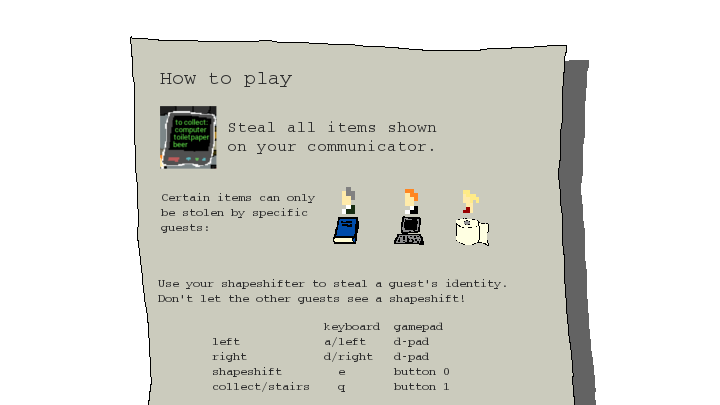
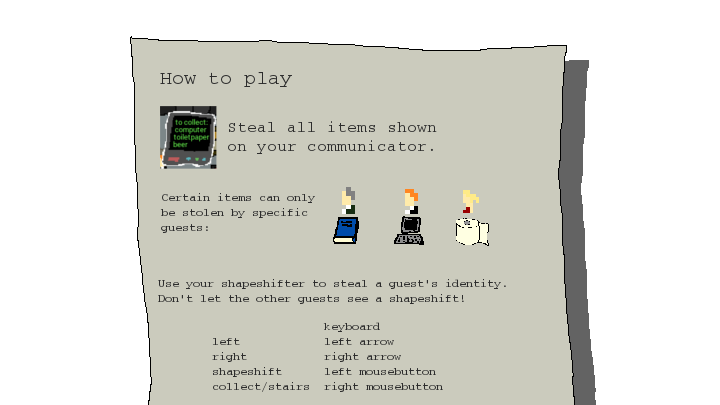
Layers edited between the first and the second 720 x 405 image:
renamed "keyboard gamepad ..." to "keyboard ...", painted on it over (x1=324, y1=322, x2=449, y2=392)
